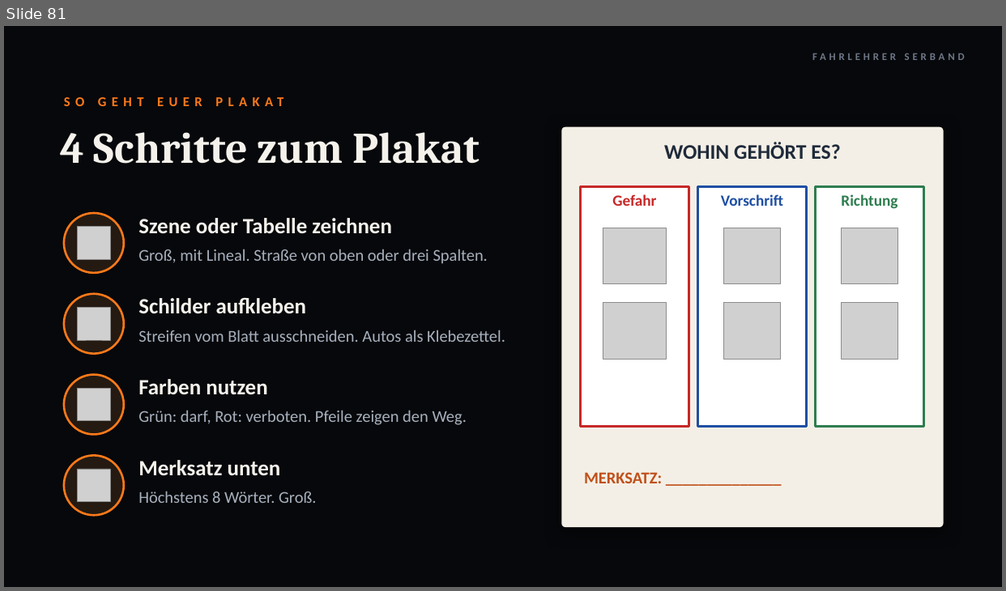
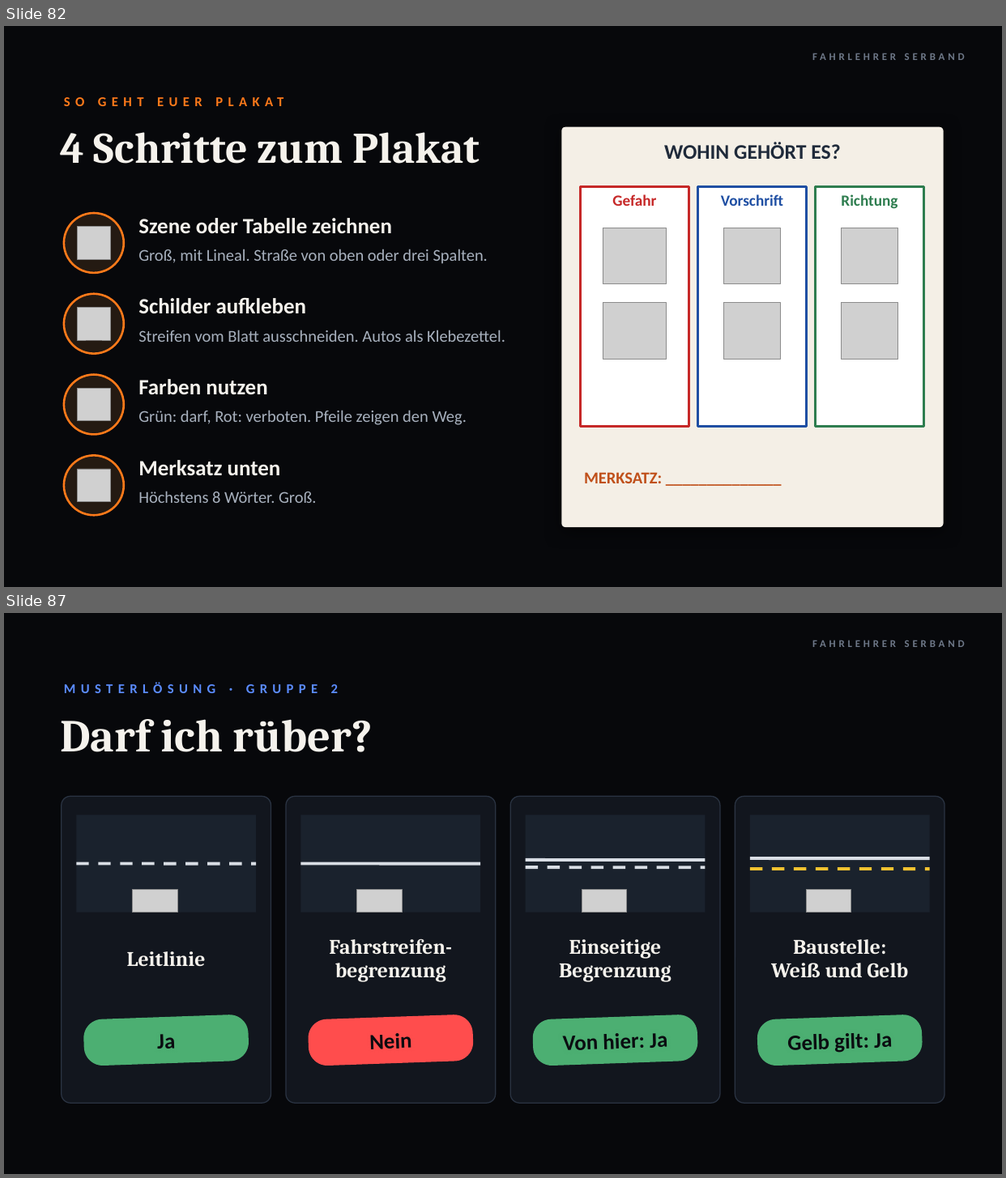
Before and after one commit to serband1995-hue/Fahrlehrer-Kompass-, a slide deck: theorie/abend-05-06/Abend_Lektion05_06.pptx. Shown one above the other, each under a label of ours: slide 81 before the commit, slides 82 and 87 after it; the slides between them are not shown. The pictures are 1006x591 and 1006x1178 pixels, drawn with LibreOffice and Linux fonts; fonts in the diff are those of the drawing; grey boxes stand for pictures; background and template pictures are left out. Boxes give left, top, right and bottom in pixels: in the first picture for what was removed or moved away, otherwise in the second. Text is boxed around its words. In the diff, an @@ line names an element or a change of style, - is before the commit and + after.

```diff
--- a/theorie/abend-05-06/Abend_Lektion05_06.pptx
+++ b/theorie/abend-05-06/Abend_Lektion05_06.pptx
@@ slide 87 added at <box>4,613,1002,1174</box>, background picture (left out) @@
@@ text added at <box>812,640,965,647</box>, 10 pt, text #6E7888, bold @@
+FAHRLEHRER SERBAND
@@ text added at <box>64,683,338,693</box>, 13 pt, text #5B8CFF, bold @@
+MUSTERLÖSUNG · GRUPPE 2
@@ text added at <box>60,719,372,752</box>, 44 pt, text #F5F2EC, bold @@
+Darf ich rüber?
@@ rounded rectangle added at <box>62,796,271,1103</box>, fill #12161E, outline #2A3342 1 pt @@
@@ rounded rectangle added at <box>286,796,496,1103</box>, fill #12161E, outline #2A3342 1 pt @@
@@ rounded rectangle added at <box>511,796,720,1103</box>, fill #12161E, outline #2A3342 1 pt @@
@@ rounded rectangle added at <box>735,796,945,1103</box>, fill #12161E, outline #2A3342 1 pt @@
@@ rectangle added at <box>77,815,256,913</box>, fill #1A222D @@
@@ rectangle added at <box>301,815,481,913</box>, fill #1A222D @@
@@ rectangle added at <box>526,815,705,913</box>, fill #1A222D @@
@@ rectangle added at <box>750,815,930,913</box>, fill #1A222D @@
@@ line added from (77, 864) to (256, 864), #D9DEE5 3 pt dashed @@
@@ line added from (301, 864) to (481, 864), #D9DEE5 3 pt @@
@@ line added from (526, 860) to (705, 860), #D9DEE5 3 pt @@
@@ line added from (526, 867) to (705, 867), #D9DEE5 3 pt dashed @@
@@ line added from (750, 858) to (930, 858), #D9DEE5 3 pt @@
@@ line added from (750, 869) to (930, 869), #F2C230 3 pt dashed @@
@@ picture added at <box>133,890,177,913</box> @@
@@ picture added at <box>357,890,403,913</box> @@
@@ picture added at <box>582,890,627,913</box> @@
@@ picture added at <box>807,890,851,913</box> @@
@@ text added at <box>127,952,206,966</box>, 20 pt, text #F5F2EC, bold @@
+Leitlinie
@@ text added at <box>329,939,452,982</box>, 20 pt, text #F5F2EC, bold @@
+Fahrstreifen-
+begrenzung
@@ text added at <box>559,939,671,982</box>, 20 pt, text #F5F2EC, bold @@
+Einseitige
+Begrenzung
@@ text added at <box>771,939,908,978</box>, 20 pt, text #F5F2EC, bold @@
+Baustelle:
+Weiß und Gelb
@@ rounded rectangle added at <box>83,1015,249,1067</box>, fill #4CAF72, 21 pt, text #0A0C10, bold @@
+Ja
@@ rounded rectangle added at <box>308,1015,474,1067</box>, fill #FF4D4D, 21 pt, text #0A0C10, bold @@
+Nein
@@ rounded rectangle added at <box>532,1015,699,1067</box>, fill #4CAF72, 21 pt, text #0A0C10, bold @@
+Von hier: Ja
@@ rounded rectangle added at <box>757,1015,923,1067</box>, fill #4CAF72, 21 pt, text #0A0C10, bold @@
+Gelb gilt: Ja
@@ what was slide 81 is now slide 82 @@
```
Also in this commit, not shown: 2 slides changed, 9 other slides added, 7 other files.
